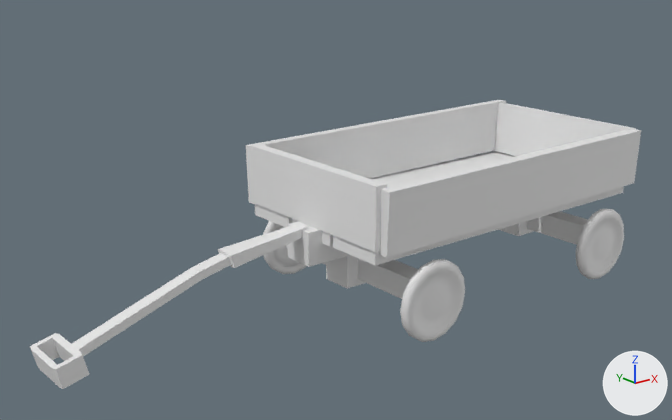
Before and after pictures for a commit that changed the FBX model Team1_GraduationGame/Assets/3D/Models/Props/Toy_Trolley/Toy_Trolley.fbx.
Camera for both pictures: a camera (50 mm lens) standing at (-4.75, -4.63, 2.55) and looking at (-1.03, 0.02, 0.69). The axes (+X, +Y, +Z) are drawn at lower right. The lights are the same throughout. Where no turn or scale is listed for an object, it has been applied to the vertices.

Objects in the first picture: 'Trolley'.
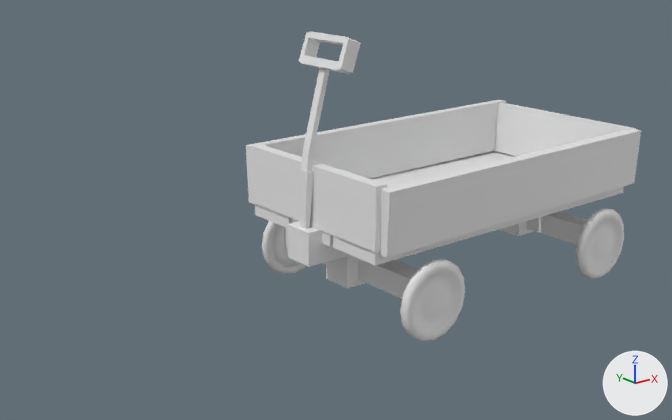
The newer file is also turned or shifted as a whole; pictures and numbers use the older file's frame.

Pixel boxes (x1, y1, x2, y2) of what changed, in the pictures (672 x 420 px; the box of a moved part takes in the faces that stretch with it):
```json
{"object": "Trolley", "change": "reshaped", "before": [30, 100, 641, 389], "after": [246, 31, 641, 342], "on screen": "35% narrower, 8% taller"}
{"part": 1, "of": "me_cube_022", "change": "moved or reshaped", "before": [72, 223, 308, 356], "after": [298, 68, 330, 228]}
{"part": 2, "of": "me_cube_022", "change": "moved or reshaped", "before": [30, 333, 89, 389], "after": [299, 31, 361, 74]}
```

Scene script edits in JSON lines:
```json
{"block": "me_cube_022", "where": "me_cube_022.from_pydata(...)  # 868 vertices, 834 faces; spans x -3.11..1.33, y -0.79..0.79, z -0.02..1.06"}
{"block": "me_cube_022", "where": "# used by ob_trolley; location = (0.0, 0.0, 0.0)"}
{"block": "me_cube_022", "change": "me_cube_022 part 1: the loose piece of 24 vertices spanning x -2.93..-1.3, y -0.08..0.08, z 0.2..0.65 is multiplied about its middle by the matrix ((0.044, 0.0, -0.642), (0.0, -0.644, 0.0), (-0.642, 0.0, -0.044)), then moved by (0.9, 0.0, 0.72)"}
{"block": "me_cube_022", "change": "me_cube_022 part 2: the loose piece of 32 vertices spanning x -3.11..-2.91, y -0.18..0.18, z 0.13..0.3 is multiplied about its middle by the matrix ((-0.225, 0.0, -0.784), (0.0, -1.189, 0.0), (-1.147, 0.0, -0.016)), then moved by (1.91, 0.0, 1.54)"}
```
